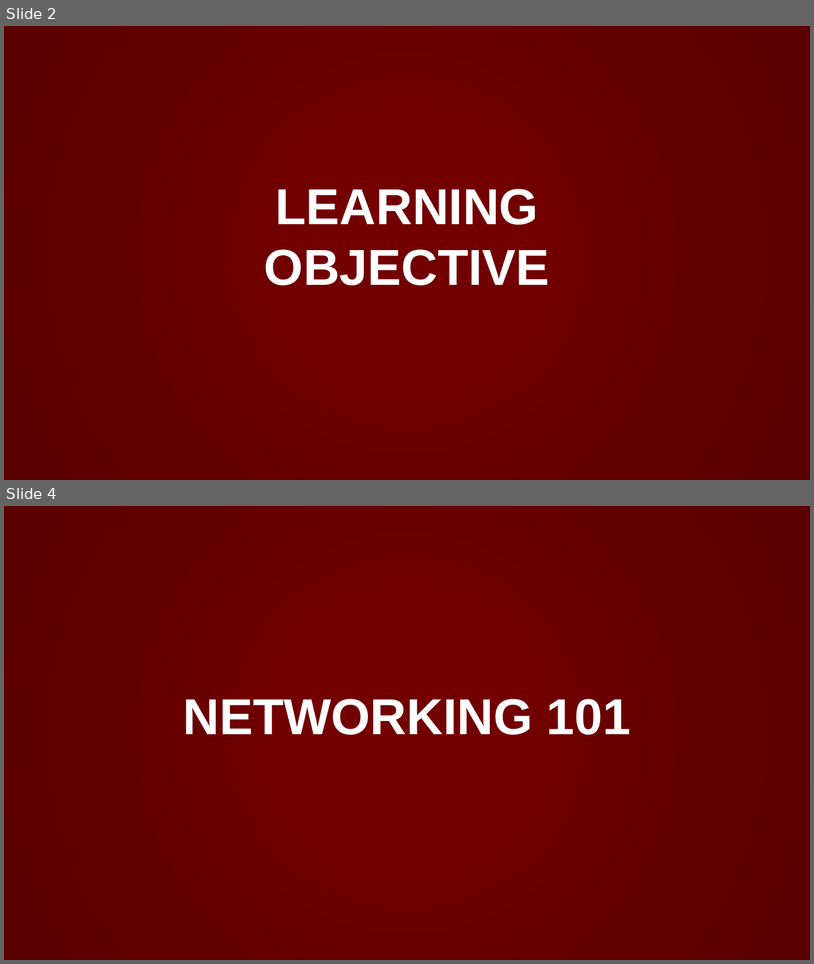
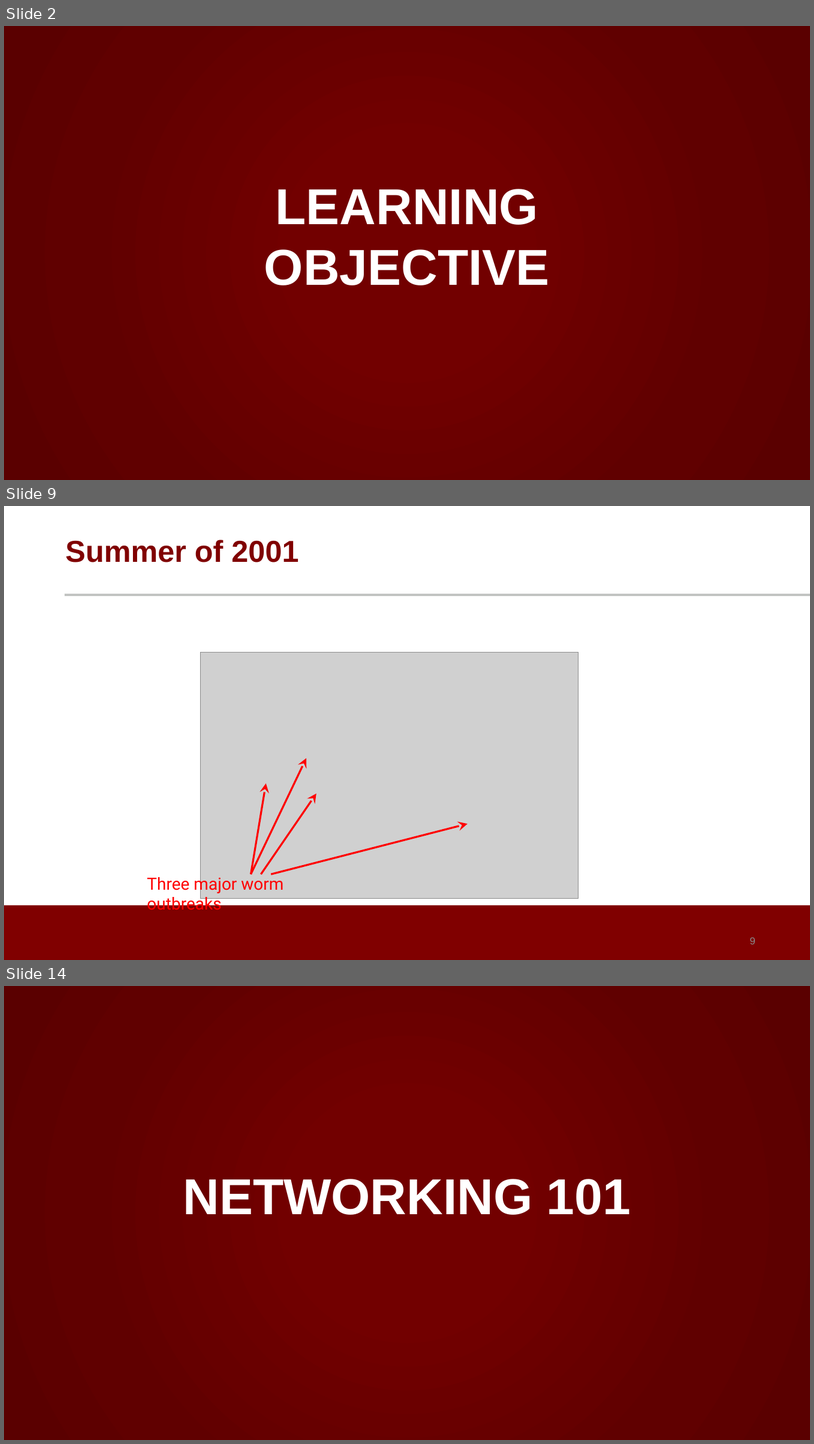
Before and after one commit to noise-lab/ML-Cybersecurity, a slide deck: module-2/ppt/2.1-Overview.pptx. Shown one above the other, each under a label of ours: slides 2 and 4 before the commit, slides 2, 9 and 14 after it; the slides between them are not shown. The pictures are 814x964 and 814x1444 pixels, drawn with LibreOffice and Linux fonts; fonts in the diff are those of the drawing; grey boxes stand for pictures; background and template pictures are left out. Boxes give left, top, right and bottom in pixels: in the first picture for what was removed or moved away, otherwise in the second. Text is boxed around its words. In the diff, an @@ line names an element or a change of style, - is before the commit and + after.

```diff
--- a/module-2/ppt/2.1-Overview.pptx
+++ b/module-2/ppt/2.1-Overview.pptx
@@ slide 9 added at (4,506,810,960), background #FFFFFF @@
@@ title added at (65,540,299,562), 36 pt, text #800000, bold @@
+Summer of 2001
@@ line added from (65, 595) to (810, 595), #C2C4C2 3 pt @@
@@ picture added at (201,652,579,898) @@
@@ arrow added from (251, 874) to (306, 758), #FF0000 2.25 pt @@
@@ arrow added from (251, 874) to (266, 783), #FF0000 2.25 pt @@
@@ arrow added from (261, 874) to (317, 793), #FF0000 2.25 pt @@
@@ arrow added from (272, 874) to (468, 823), #FF0000 2.25 pt @@
@@ text added at (147,874,284,913), 20 pt, text #FF0000 @@
+Three major worm
+outbreaks
@@ rectangle added at (4,905,810,960), fill #800000 @@
@@ page number added at (750,937,756,944), 12 pt, text #898989 @@
+9
@@ what was slide 4 is now slide 14 @@
```
Also in this commit, not shown: 1 slide changed, 10 other slides added, 8 other files.
